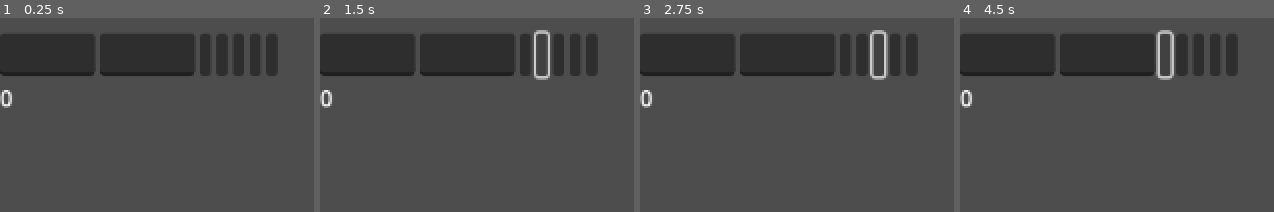
Above: before the commit, frames 1-4 (left to right).
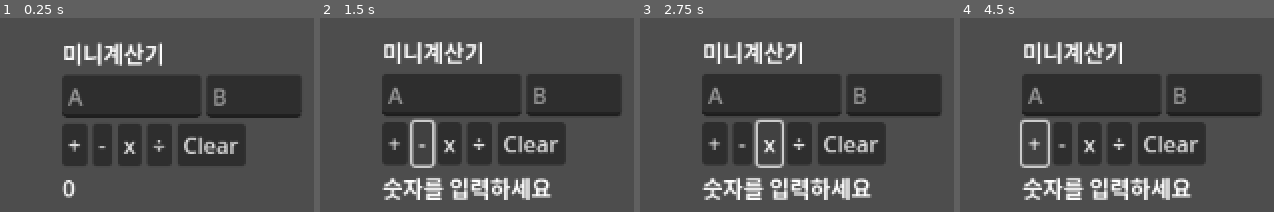
Above: after the commit, the same moments.

Repository: sunnypapa-cloud/calculator
Game: Godot game, scene res://calculator.tscn
The game is run twice, just before and just after one commit, with the same random seed, the same clock (stepped at 60 frames per second) and the same inputs.
Inputs (mouse positions are in pixels of both pictures, inside the frame that each line leads up to; where the layout moved, square brackets give the same spot in the first picture):
- Up to frame 1 (0.25 s): no input
- Up to frame 2 (1.5 s): click (395, 144) [524, 54] at 0.5 s; click (423, 144) [542, 54] at 1.25 s
- Up to frame 3 (2.75 s): click (768, 144) [878, 54] at 2 s
- Up to frame 4 (4.5 s): click (1120, 144) [1214, 54] at 2.75 s; click (1170, 144) [1233, 54] at 3.5 s; click (1035, 144) [1164, 54] at 4.25 s

The runs differ from the first frame. In frame 1, 43% of the frame differs, in the area x 0-97%, y 8-93%; in frame 2, 45%; in frame 3, 45%, in the area x 0-97%, y 6-94%; in frame 4, 45%.
Error before the commit: Parse Error: Expected end of statement after expression, found ":" instead. (res://calculator.gd:27)

Commit message:
강의연습용

Diff:
--- a/calculator.gd
+++ b/calculator.gd
@@ -10,51 +10,64 @@
 @onready var result_label: Label = $MarginContainer/VBoxContainer/ResultLabel
 
 func _ready() -> void:
+	# 각 버튼의 pressed 시그널을 함수에 연결
 	add_btn.pressed.connect(_on_add_pressed)
 	sub_btn.pressed.connect(_on_sub_pressed)
 	mul_btn.pressed.connect(_on_mul_pressed)
 	div_btn.pressed.connect(_on_div_pressed)
 	clear_btn.pressed.connect(_on_clear_pressed)
 
+	result_label.text = "0"
+
+# 입력값 검증 및 반환 함수
 func _get_values() -> Array:
 	var a_text := a_input.text.strip_edges()
 	var b_text := b_input.text.strip_edges()
+
 	if a_text == "" or b_text == "":
 		result_label.text = "숫자를 입력하세요"
 		return [null, null, false]
-	var a: float
-	var b: float
-	try:
-		a = float(a_text)
-		b = float(b_text)
-	except:
+
+	if not a_text.is_valid_float() or not b_text.is_valid_float():
 		result_label.text = "숫자를 입력하세요"
 		return [null, null, false]
+
+	var a: float = a_text.to_float()
+	var b: float = b_text.to_float()
 	return [a, b, true]
 
+# 덧셈
 func _on_add_pressed() -> void:
 	var v = _get_values()
-	if not v[2]: return
+	if not v[2]:
+		return
 	result_label.text = str(v[0] + v[1])
 
+# 뺄셈
 func _on_sub_pressed() -> void:
 	var v = _get_values()
-	if not v[2]: return
+	if not v[2]:
+		return
 	result_label.text = str(v[0] - v[1])
 
+# 곱셈
 func _on_mul_pressed() -> void:
 	var v = _get_values()
-	if not v[2]: return
+	if not v[2]:
+		return
 	result_label.text = str(v[0] * v[1])
 
+# 나눗셈
 func _on_div_pressed() -> void:
 	var v = _get_values()
-	if not v[2]: return
+	if not v[2]:
+		return
 	if v[1] == 0.0:
 		result_label.text = "0으로 나눌 수 없음"
 		return
 	result_label.text = str(v[0] / v[1])
 
+# 초기화
 func _on_clear_pressed() -> void:
 	a_input.text = ""
 	b_input.text = ""
--- a/calculator.tscn
+++ b/calculator.tscn
@@ -2,45 +2,66 @@
 
 [ext_resource type="Script" uid="uid://bp2qhar82v88l" path="res://calculator.gd" id="1_kvxsv"]
 
-[node name="Calculator" type="Node"]
+[node name="Calculator" type="Control"]
+layout_mode = 3
+anchors_preset = 0
+offset_left = 131.0
+offset_top = 89.0
+offset_right = 131.0
+offset_bottom = 89.0
 script = ExtResource("1_kvxsv")
 
 [node name="MarginContainer" type="MarginContainer" parent="."]
-offset_right = 40.0
-offset_bottom = 40.0
+layout_mode = 1
+anchors_preset = 15
+anchor_right = 1.0
+anchor_bottom = 1.0
+grow_horizontal = 2
+grow_vertical = 2
 
 [node name="VBoxContainer" type="VBoxContainer" parent="MarginContainer"]
 layout_mode = 2
 
 [node name="미니계산기" type="Label" parent="MarginContainer/VBoxContainer"]
 layout_mode = 2
+text = "미니계산기"
 
 [node name="HBoxContainer" type="HBoxContainer" parent="MarginContainer/VBoxContainer"]
 layout_mode = 2
 
 [node name="AInput" type="LineEdit" parent="MarginContainer/VBoxContainer/HBoxContainer"]
+custom_minimum_size = Vector2(100, 0)
 layout_mode = 2
+placeholder_text = "A"
+keep_editing_on_text_submit = true
 
 [node name="BInput" type="LineEdit" parent="MarginContainer/VBoxContainer/HBoxContainer"]
 layout_mode = 2
+placeholder_text = "B"
+keep_editing_on_text_submit = true
 
-[node name="HBoxContainer" type="HBoxContainer" parent="MarginContainer/VBoxContainer/HBoxContainer"]
+[node name="HBoxContainer2" type="HBoxContainer" parent="MarginContainer/VBoxContainer"]
 layout_mode = 2
 
-[node name="AddBtn" type="Button" parent="MarginContainer/VBoxContainer/HBoxContainer/HBoxContainer"]
+[node name="AddBtn" type="Button" parent="MarginContainer/VBoxContainer/HBoxContainer2"]
 layout_mode = 2
+text = "+"
 
-[node name="SubBtn" type="Button" parent="MarginContainer/VBoxContainer/HBoxContainer/HBoxContainer"]
+[node name="SubBtn" type="Button" parent="MarginContainer/VBoxContainer/HBoxContainer2"]
 layout_mode = 2
+text = "-"
 
-[node name="MulBtn" type="Button" parent="MarginContainer/VBoxContainer/HBoxContainer/HBoxContainer"]
+[node name="MulBtn" type="Button" parent="MarginContainer/VBoxContainer/HBoxContainer2"]
 layout_mode = 2
+text = "x"
 
-[node name="DivBtn" type="Button" parent="MarginContainer/VBoxContainer/HBoxContainer/HBoxContainer"]
+[node name="DivBtn" type="Button" parent="MarginContainer/VBoxContainer/HBoxContainer2"]
 layout_mode = 2
+text = "÷"
 
-[node name="ClearBtn" type="Button" parent="MarginContainer/VBoxContainer/HBoxContainer/HBoxContainer"]
+[node name="ClearBtn" type="Button" parent="MarginContainer/VBoxContainer/HBoxContainer2"]
 layout_mode = 2
+text = "Clear"
 
 [node name="ResultLabel" type="Label" parent="MarginContainer/VBoxContainer"]
 layout_mode = 2
--- /dev/null
+++ b/ladder_.gd
@@ -0,0 +1,42 @@
+extends Control
+
+var player_count = 0
+var results = []
+
+# UI 노드 참조
+@onready var count_input = $VBoxContainer/CountInput
+@onready var confirm_btn = $VBoxContainer/ConfirmButton
+@onready var players_container = $VBoxContainer/PlayersContainer
+@onready var generate_btn = $VBoxContainer/GenerateButton
+@onready var output_text = $VBoxContainer/OutputText
+
+func _ready():
+	confirm_btn.pressed.connect(_on_confirm)
+	generate_btn.pressed.connect(_on_generate)
+
+func _on_confirm():
+	players_container.clear()  # 기존 입력 삭제
+	player_count = int(count_input.text)
+	for i in range(player_count):
+		var le = LineEdit.new()
+		le.placeholder_text = "플레이어 %d 결과 입력" % (i + 1)
+		players_container.add_child(le)
+
+func _on_generate():
+	results.clear()
+	for le in players_container.get_children():
+		results.append(le.text)
+
+	var order = get_random_order(player_count)
+	var output = "사다리 게임 결과:\n"
+	for i in range(player_count):
+		output += "플레이어 %d → %s\n" % [i+1, results[order[i]]]
+	output_text.text = output
+
+# 0 ~ n-1 범위 랜덤 순서
+func get_random_order(n):
+	var arr = []
+	for i in range(n):
+		arr.append(i)
+	arr.shuffle()
+	return arr
--- /dev/null
+++ b/ladder_.tscn
@@ -0,0 +1,36 @@
+[gd_scene load_steps=2 format=3 uid="uid://c3wv36sahoyfs"]
+
+[ext_resource type="Script" uid="uid://bwm65bvc3op4a" path="res://ladder_.gd" id="1_buh5u"]
+
+[node name="Ladder_" type="Control"]
+layout_mode = 3
+anchors_preset = 0
+offset_right = 40.0
+offset_bottom = 40.0
+script = ExtResource("1_buh5u")
+
+[node name="VBoxContainer" type="VBoxContainer" parent="."]
+layout_mode = 0
+offset_right = 40.0
+offset_bottom = 40.0
+
+[node name="Label" type="Label" parent="VBoxContainer"]
+layout_mode = 2
+
+[node name="LineEdit" type="LineEdit" parent="VBoxContainer"]
+layout_mode = 2
+
+[node name="Button" type="Button" parent="VBoxContainer"]
+layout_mode = 2
+text = "Confirm"
+
+[node name="VBoxContainer" type="VBoxContainer" parent="VBoxContainer"]
+layout_mode = 2
+
+[node name="Button2" type="Button" parent="VBoxContainer"]
+layout_mode = 2
+text = "Get Result"
+
+[node name="Button3" type="TextEdit" parent="VBoxContainer"]
+layout_mode = 2
+text = "Result"
Not shown, added: ladder_.gd.uid
